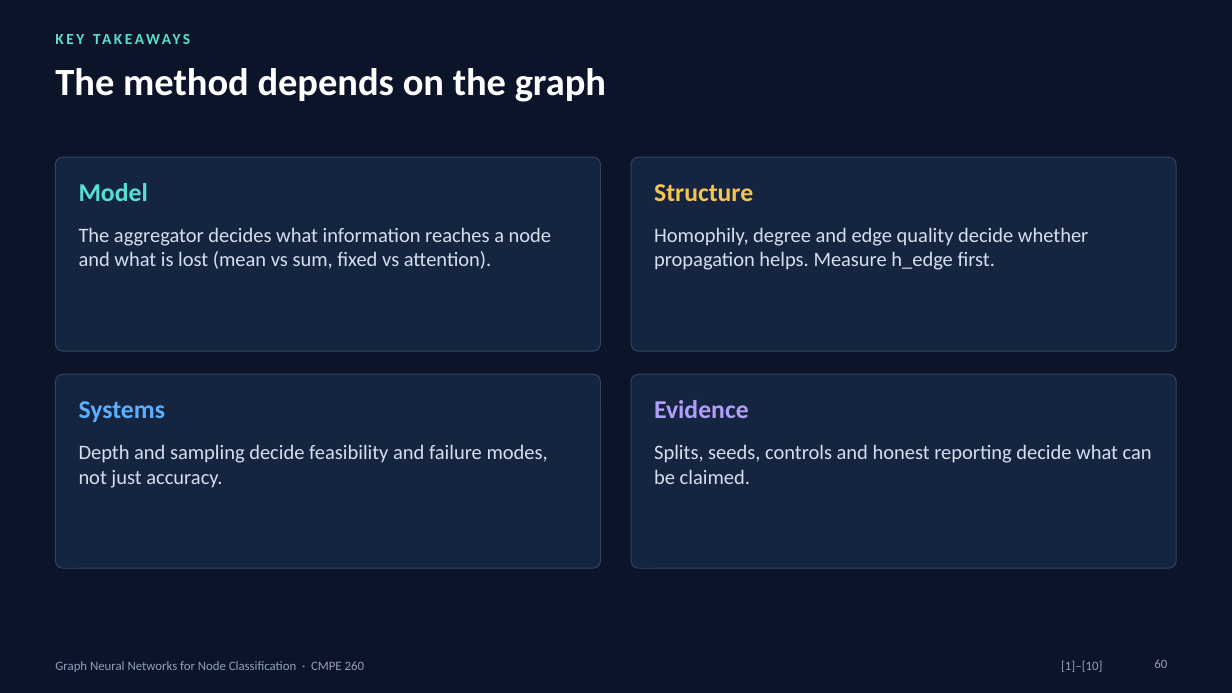
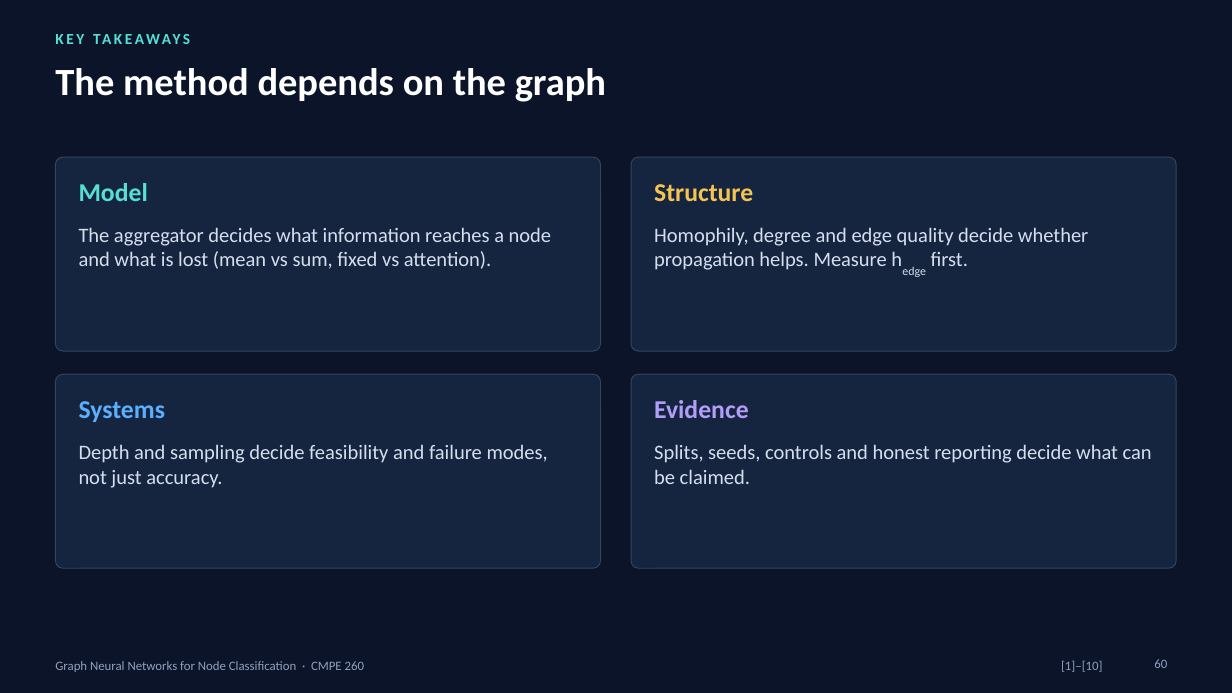
Before and after one commit to DMgaming00/CMPE-260, a slide deck: slide 60 of Project 3/presentation/GNN_Lecture_60_Slides.pptx. Drawn at 1232x693 pixels with LibreOffice and Linux fonts; fonts in the diff are those of the drawing. Boxes give left, top, right and bottom in pixels: in the first picture for what was removed or moved away, otherwise in the second. Text is boxed around its words. In the diff, an @@ line names an element or a change of style, - is before the commit and + after.

```diff
--- a/Project 3/presentation/GNN_Lecture_60_Slides.pptx
+++ b/Project 3/presentation/GNN_Lecture_60_Slides.pptx
@@ text at [654, 227, 1088, 270]: text changed @@
-Homophily, degree and edge quality decide whether propagation helps. Measure h_edge first.
+Homophily, degree and edge quality decide whether propagation helps. Measure hedge first.
```
Also in this commit, not shown: 22 other slides changed, 7 other files.
